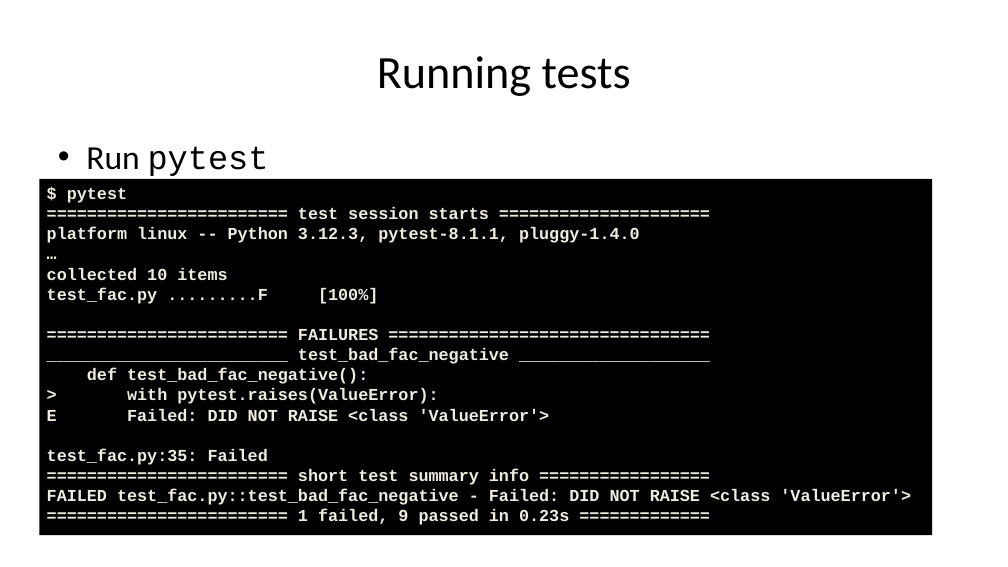
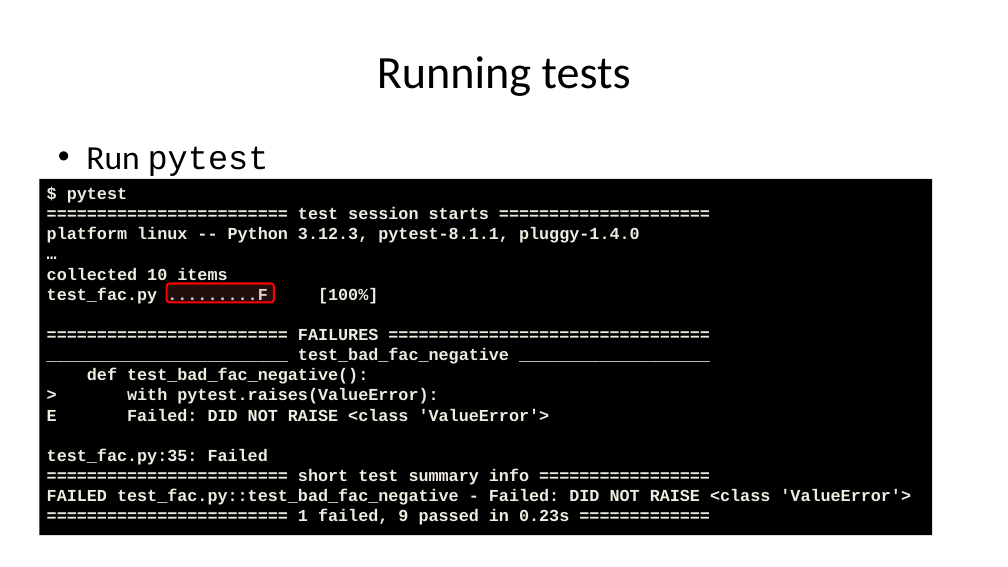
Before and after one commit to gjbex/Python-software-engineering, a slide deck: slide 46 of python_software_engineering.pptx. Drawn at 1008x567 pixels with LibreOffice and Linux fonts; fonts in the diff are those of the drawing. Boxes give left, top, right and bottom in pixels: in the first picture for what was removed or moved away, otherwise in the second. Text is boxed around its words. In the diff, an @@ line names an element or a change of style, - is before the commit and + after.

```diff
--- a/python_software_engineering.pptx
+++ b/python_software_engineering.pptx
@@ rounded rectangle added at (166, 284, 274, 302), fill #C0504D at 17% opacity, outline #FF0000 2 pt @@
```
Also in this commit, not shown: 1 other slide changed, 2 slides added.
